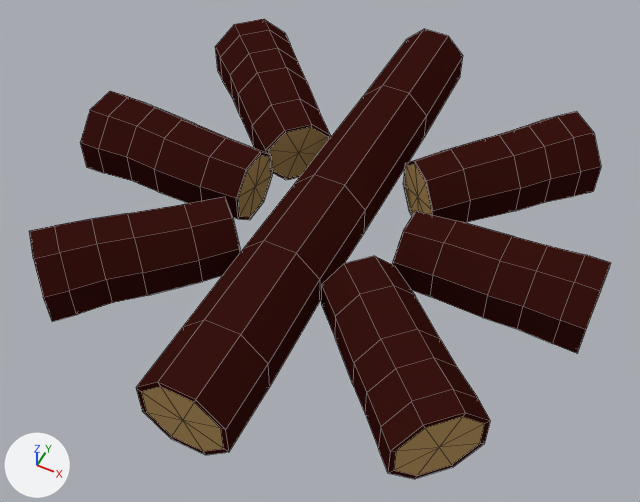
Before and after pictures for a commit that changed the Blender file Content/Environment/Pickupable/Campfire/Meshes/Campfire.blend.
The view is the same before and after, from a camera (50 mm lens) standing at (0.314, -0.651, 0.789) and looking at (0.004, -0.03, 0.013). The axes (+X, +Y, +Z) are drawn at lower left. The lights are the same throughout. Mesh edges are drawn as thin lines.

Objects in the first picture: 'Campfire'.
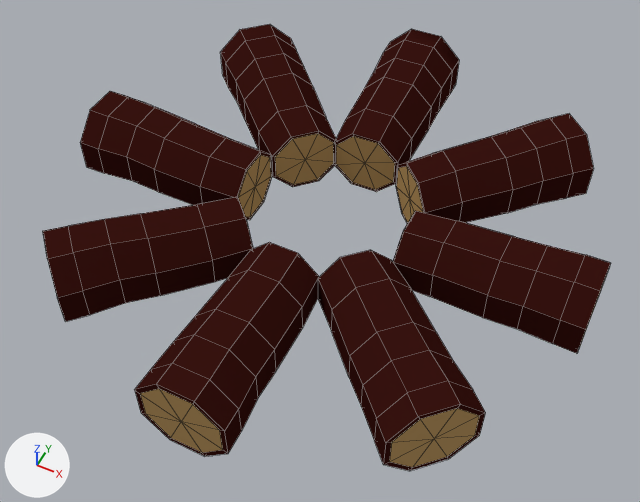
Changed parts and their boxes (x1, y1, x2, y2) in the pictures (640 x 502 px; the box of a moved part takes in the faces that stretch with it):
'Campfire', reshaped: before (29, 19, 611, 479); after (43, 24, 611, 471)
part 1 of me_circle_006, moved or reshaped: before (403, 112, 601, 223); after (334, 29, 459, 192)
part 2 of me_circle_006, moved or reshaped: before (29, 197, 240, 321); after (396, 113, 594, 224)
part 3 of me_circle_006, moved or reshaped: before (215, 19, 331, 180); after (221, 24, 336, 187)
part 4 of me_circle_006, moved or reshaped: before (321, 256, 491, 479); after (318, 250, 486, 471)
part 5 of me_circle_006, added (red): after (43, 197, 253, 322)
part 6 of me_circle_006, moved or reshaped: before (136, 29, 463, 452); after (135, 242, 319, 453)

Edits to the bpy script that builds the scene:
```text
Change me_circle_006:
    used by ob_campfire; location = (0.0, 0.0, 0.0); rotation_euler = (1.571, 0.0, 2.39), in degrees (90, 0, 137); scale = (0.0402, 0.0402, 0.0247)
    remove me_circle_006.from_pydata(...)  # 462 vertices, 504 faces; spans x -8.1..8.2, y 0.0..2.5, z -13.3..13.2
    add me_circle_006.from_pydata(...)  # 528 vertices, 576 faces; spans x -7.8..7.8, y 0.0..2.5, z -12.7..12.7
    me_circle_006 part 1: the loose piece of 66 vertices spanning x -1.6..0.9, y 0.0..2.5, z 4.4..13.2 is multiplied about its middle by the matrix ((0.682, 0.0, 0.449), (0.0, 1.0, 0.0), (-1.19, 0.0, 0.682)), then moved by (3.9, 0.0, -2.7)
    me_circle_006 part 2: the loose piece of 66 vertices spanning x -0.8..1.7, y 0.0..2.5, z -13.3..-4.5 is turned -180 degrees about the y axis through its middle, then moved by (-0.7, 0.0, 17.3)
    me_circle_006 part 3: the loose piece of 66 vertices spanning x 2.8..8.2, y 0.0..2.5, z -1.7..2.4 is moved by (-0.4, 0.0, 0.1)
    me_circle_006 part 4: the loose piece of 66 vertices spanning x -8.1..-2.7, y 0.0..2.5, z -2.5..1.5 is moved by (0.2, 0.0, 0.0)
    me_circle_006 part 5: the loose piece of 66 vertices spanning x -0.8..1.7, y 0.0..2.5, z -13.3..-4.5 is copied, and the copy is moved by (-0.1, 0.0, 0.5); it spans x -0.9..1.5, y 0.0..2.5, z -12.7..-4.0
    me_circle_006 part 6
    25 vertices are removed from x 2.6..6.6, y 0.0..2.2, z 4.5..11.1
    32 faces are deleted
    5 vertices in x -4.8..-3.0, y 0.0..1.8, z -8.2..-5.5 move by (-0.9, 0.0, -1.7)
    4 vertices in x -0.7..0.5, y 0.7..2.3, z -0.4..1.4 move by (-3.6, 0.0, -6.4)
    4 vertices in x -2.7..-1.0, y 0.8..2.4, z -4.7..-2.1 move by (-2.3, 0.0, -4.0)
    4 vertices in x -2.2..-1.0, y 0.1..2.4, z -4.6..-2.8 move by (-2.3, 0.0, -4.1)
    3 vertices in x -4.9..-4.3, y 0.7..2.3, z -10.6..-9.7 move by (-0.1, 0.0, -0.1)
    3 vertices in x 0.5..1.0, y 0.0..1.6, z -1.2..-0.4 move by (-3.7, 0.0, -6.4)
    9 vertices move from x -5.6..-0.2, y 0.0..2.5, z -10.5..0.6 to x -5.7..-3.9, y 0.0..2.5, z -10.5..-5.7
    25 vertices are added at x -3.3..-0.9, y 0.0..2.2, z -5.6..-1.9
    24 new faces join them, mat_wood_log__bark (dark red #381410)
    8 new faces join them, mat_wood_log__center (orange #b4925e)
```
